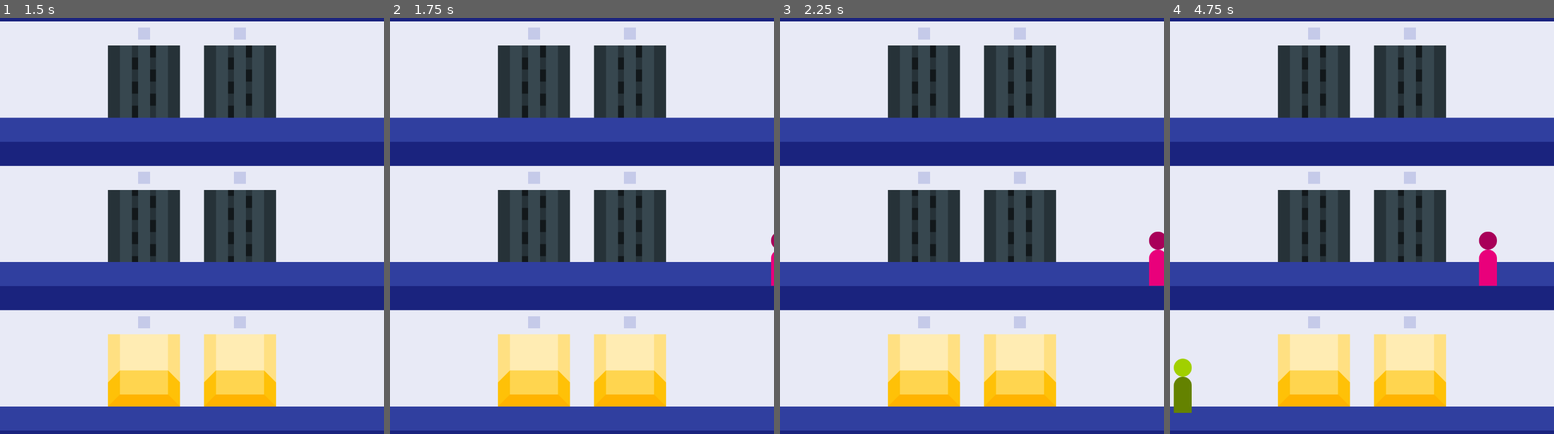
Above: before the commit, frames 1-4 (left to right).
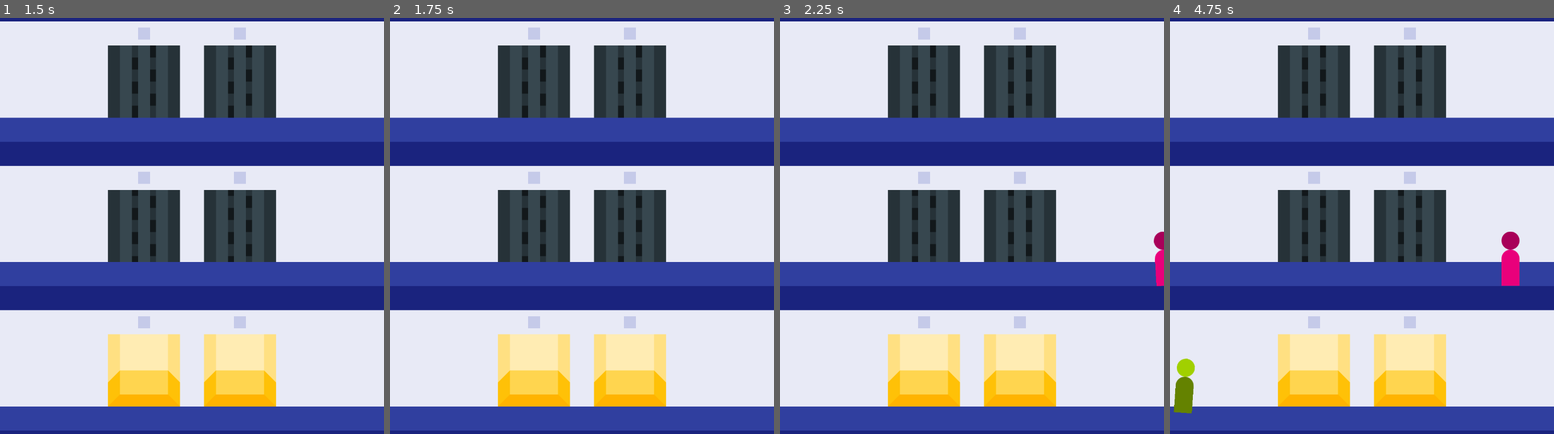
Above: after the commit, the same moments.

Repository: ttencate/uplifting
Game: Godot game, scene res://main.tscn
Same seed, same stepped clock (60 frames per second), same inputs: the game is played once before the commit and once after it.
Inputs (mouse positions are in pixels of both pictures, inside the frame that each line leads up to):
- Up to frame 1 (1.5 s): click (145, 371) at 0.52 s; click (145, 371) at 1.27 s
- Up to frame 2 (1.75 s): no input
- Up to frame 3 (2.25 s): click (925, 371) at 2.02 s
- Up to frame 4 (4.75 s): tap Enter at 2.75 s

Frame 1 is identical in both runs. In frame 2, less than 0.1% of the frame differs, in the area x 99-100%, y 51-65%; in frame 3, 0.2%; in frame 4, 1.3%, in the area x 0-92%, y 51-96%.

Commit message:
Add peep walk animation

Diff:
--- a/pawn/pawn.gd
+++ b/pawn/pawn.gd
@@ -9,7 +9,7 @@
 enum State { MOVING_INTO_VIEW, MOVING_TO_LIFT, IN_LIFT, ARRIVED }
 
 var _state = State.MOVING_INTO_VIEW
-var _walk_in_speed: float = 64
+var _walk_in_speed: float = 48
 var _walk_to_lift_speed: float = 64
 var _walk_out_speed: float = 96
 var _lift = null
@@ -47,8 +47,8 @@
 	while abs(head_value - body_value) < 0.2:
 		head_value = rand_range(0.5, 1)
 		body_value = rand_range(0.5, 1)
-	$head.modulate = Color.from_hsv(hue, saturation, head_value)
-	$body.modulate = Color.from_hsv(hue, saturation, body_value)
+	$body/head.self_modulate = Color.from_hsv(hue, saturation, head_value)
+	$body.self_modulate = Color.from_hsv(hue, saturation, body_value)
 
 func _sort_slots(a, b):
 	return global_position.distance_squared_to(a[0].global_position) < global_position.distance_squared_to(b[0].global_position)
@@ -75,6 +75,7 @@
 		return false
 
 func tick(delta, building):
+	var orig_x = position.x
 	match _state:
 		State.MOVING_INTO_VIEW:
 			var distance = position.x - _preferred_x
@@ -105,3 +106,7 @@
 			position.x -= delta * _walk_out_speed * sign(distance)
 			if not $visibility_notifier.is_on_screen():
 				queue_free()
+	if position.x != orig_x:
+		$animation_player.play("walk")
+	else:
+		$animation_player.play("stand")
--- a/pawn/pawn.tscn
+++ b/pawn/pawn.tscn
@@ -1,20 +1,58 @@
-[gd_scene load_steps=4 format=2]
+[gd_scene load_steps=6 format=2]
 
 [ext_resource path="res://pawn/pawn.gd" type="Script" id=1]
 [ext_resource path="res://pawn/body.svg" type="Texture" id=2]
 [ext_resource path="res://pawn/head.svg" type="Texture" id=3]
 
+[sub_resource type="Animation" id=1]
+resource_name = "stand"
+tracks/0/type = "value"
+tracks/0/path = NodePath("body:rotation_degrees")
+tracks/0/interp = 1
+tracks/0/loop_wrap = true
+tracks/0/imported = false
+tracks/0/enabled = true
+tracks/0/keys = {
+"times": PoolRealArray( 0, 1 ),
+"transitions": PoolRealArray( 1, 1 ),
+"update": 0,
+"values": [ 0.0, 0.0 ]
+}
+
+[sub_resource type="Animation" id=2]
+resource_name = "walk"
+length = 0.6
+tracks/0/type = "value"
+tracks/0/path = NodePath("body:rotation_degrees")
+tracks/0/interp = 1
+tracks/0/loop_wrap = true
+tracks/0/imported = false
+tracks/0/enabled = true
+tracks/0/keys = {
+"times": PoolRealArray( 0, 0.3, 0.6 ),
+"transitions": PoolRealArray( 1, 1, 1 ),
+"update": 0,
+"values": [ -5.0, 5.0, -5.0 ]
+}
+
 [node name="pawn" type="Node2D"]
 script = ExtResource( 1 )
 
 [node name="body" type="Sprite" parent="."]
-position = Vector2( 0, -48 )
+rotation = -0.0872665
 texture = ExtResource( 2 )
+centered = false
+offset = Vector2( -24, -96 )
 
-[node name="head" type="Sprite" parent="."]
+[node name="head" type="Sprite" parent="body"]
 position = Vector2( 0, -120 )
 texture = ExtResource( 3 )
 
 [node name="visibility_notifier" type="VisibilityNotifier2D" parent="."]
 position = Vector2( 2.14577e-06, -72 )
 scale = Vector2( 3.2, 7.2 )
+
+[node name="animation_player" type="AnimationPlayer" parent="."]
+anims/stand = SubResource( 1 )
+anims/walk = SubResource( 2 )
+blend_times = [ "stand", "walk", 0.3, "walk", "stand", 0.3 ]
